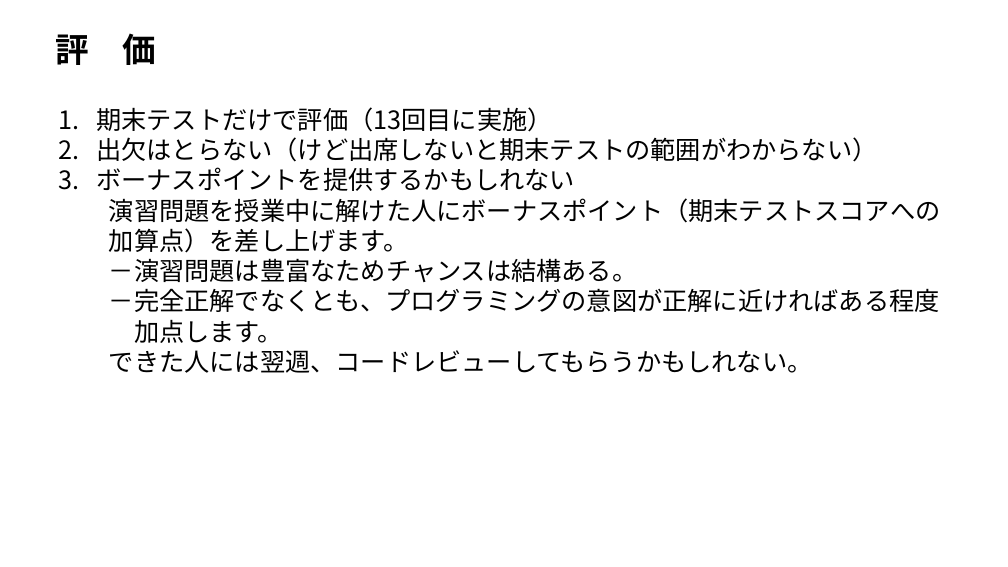
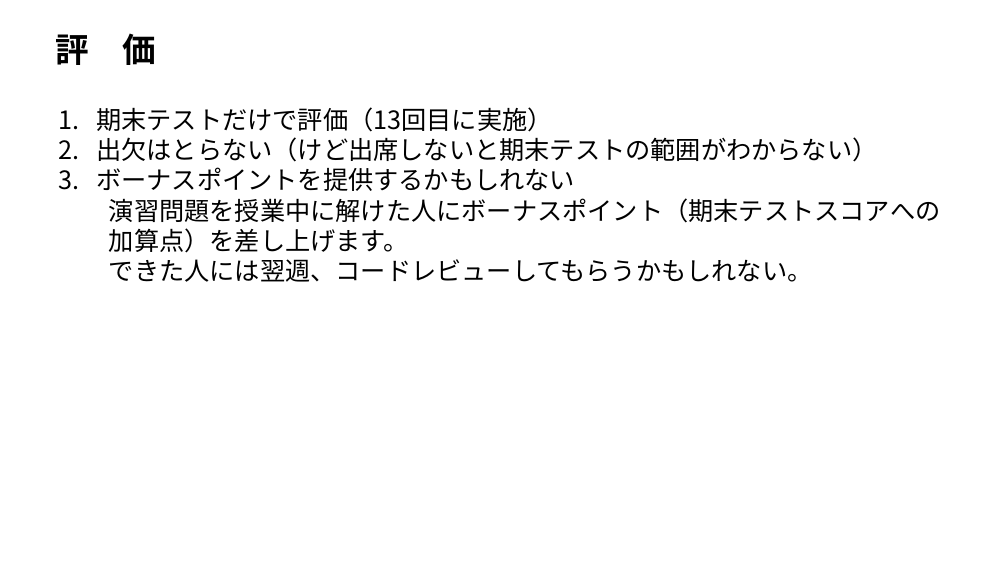
Before and after one commit to ueharaLab/bigdata1_introduction, a slide deck: slide 18 of bigdata1_introdction.pptx. Drawn at 1008x567 pixels with LibreOffice and Linux fonts; fonts in the diff are those of the drawing. Boxes give left, top, right and bottom in pixels: in the first picture for what was removed or moved away, otherwise in the second. Text is boxed around its words. In the diff, an @@ line names an element or a change of style, - is before the commit and + after.

Commit message:
417

```diff
--- a/bigdata1_introdction.pptx
+++ b/bigdata1_introdction.pptx
@@ text at box(109, 258, 940, 343): paragraphs removed @@
-－演習問題は豊富なためチャンスは結構ある。
-－完全正解でなくとも、プログラミングの意図が正解に近ければある程度
-加点します。
```
Also in this commit, not shown: 1 other slide changed.
